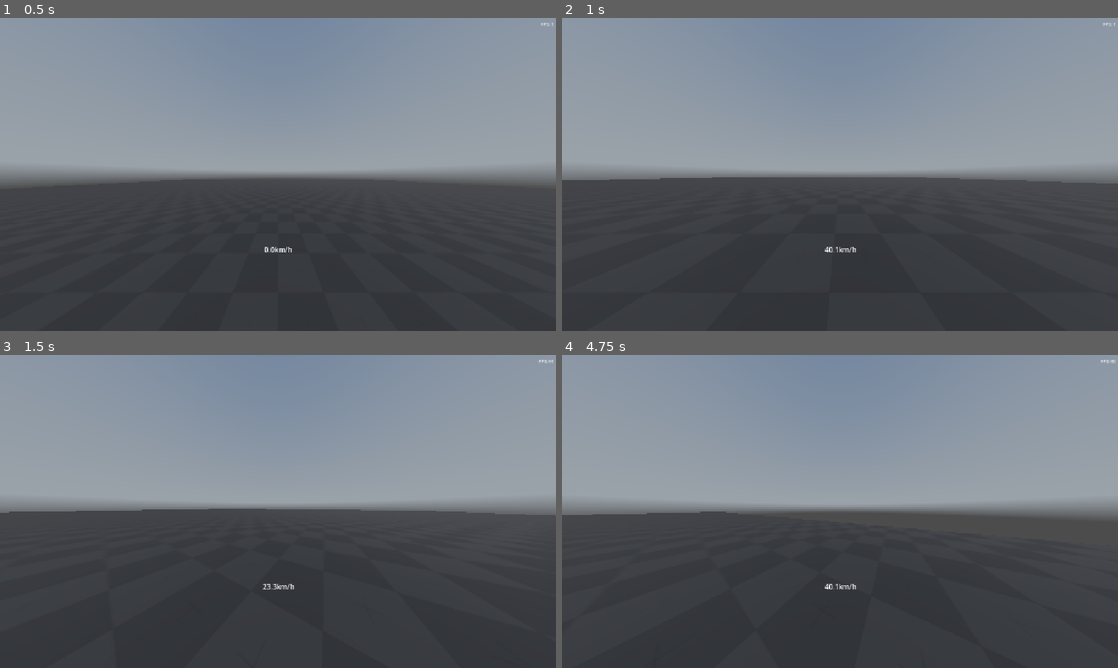
Above: before the commit, frames 1-4 (two rows, left to right).
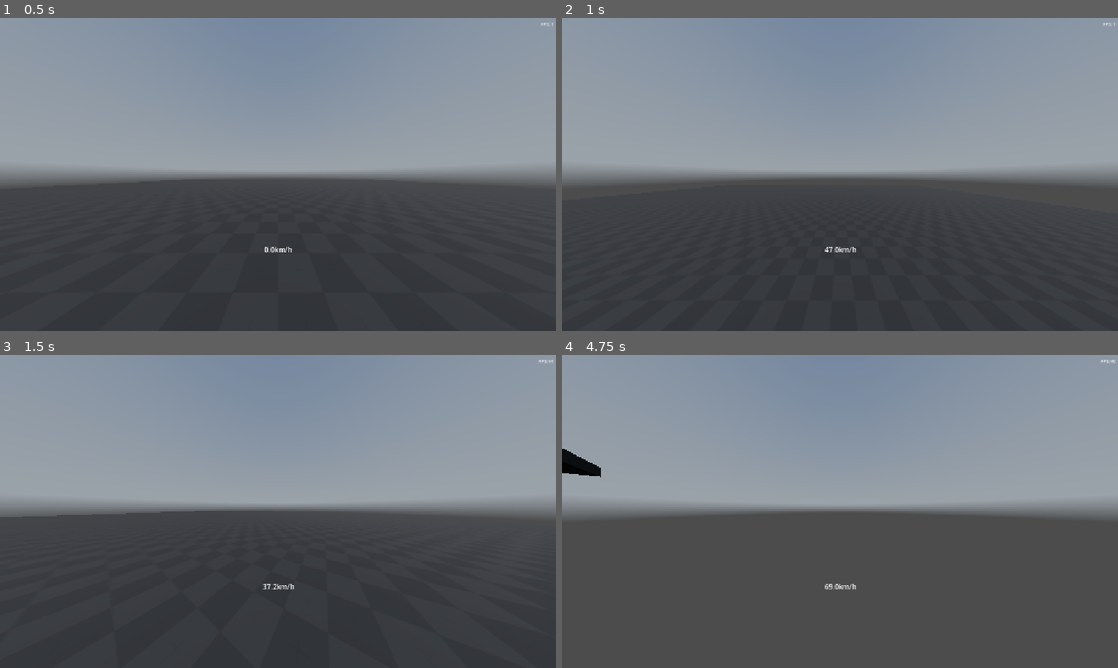
Above: after the commit, the same moments.

Repository: Jeliciousz/movement-game
Game: Godot game, scene res://scenes/world.tscn
Same seed, same stepped clock (60 frames per second), same inputs: the game is played once before the commit and once after it. A sky picture missing from this copy of the repository is replaced by a grey-blue gradient.
Inputs (mouse positions are in pixels of both pictures, inside the frame that each line leads up to):
- Up to frame 1 (0.5 s): no input
- Up to frame 2 (1 s): tap Enter at 0.5 s; move the mouse to (962, 158) at 0.52 s; hold D (right) from 0.53 s (still down); tap Shift (crouch) at 0.6 s; click (962, 158) at 0.67 s; tap Space (jump) at 0.77 s; tap Ctrl (sprint) at 0.8 s
- Up to frame 3 (1.5 s): tap Space (jump) at 1.07 s; move the mouse to (250, 511) at 1.27 s; release D (right) at 1.28 s; hold W (forward) from 1.28 s (still down); tap Ctrl (sprint) at 1.35 s
- Up to frame 4 (4.75 s): keep holding W (forward); tap Space (jump) at 1.52, 1.55, 1.82, 3.02, 3.32, 4.52 s; move the mouse to (851, 505) at 2.02 s; hold Space (jump) 2.03-2.78 s; tap Shift (crouch) at 2.3, 2.85, 4.35 s; move the mouse to (834, 517) at 2.77 s; click (834, 517) at 2.92 s; tap Ctrl (sprint) at 3.05, 3.6 s; move the mouse to (878, 514) at 3.52 s; hold Space (jump) 3.53-4.28 s; move the mouse to (795, 508) at 4.27 s

Frame 1 is identical in both runs. In frame 2, 0.4% of the frame differs, in the area x 0-72%, y 50-75%; in frame 3, 0.5%; in frame 4, 9.1%, in the area x 0-84%, y 30-100%.

Commit message:
Add slide jumping

Diff:
--- a/scripts/player/player.gd
+++ b/scripts/player/player.gd
@@ -16,6 +16,8 @@
 @export var top_speed: float = 4
 ## How quickly the player accelerates (m/s/s).
 @export var acceleration: float = 80
+## What [member top_speed] is multiplied by while moving backwards.
+@export var backwards_speed_multiplier: float = 0.7
 
 @export_group("Air Control")
 
@@ -36,6 +38,8 @@
 @export var jump_duration: float = 1.5
 ## What [member gravity] is multiplied by while jumping.
 @export var jumping_gravity_multiplier: float = 0.85
+## What [member horizontal_jump_power] is multiplied by when jumping backwards.
+@export var backwards_jump_multiplier: float = 0.01
 
 @export_group("Sprinting")
 
@@ -64,18 +68,24 @@
 ## The speed (m/s) applied in the direction the player is moving when sliding.
 @export var slide_power: float = 8
 ## The time (in seconds) a slide lasts.
-@export var slide_duration: float = 1.2
+@export var slide_duration: float = 0.8
 ## What [member friction] is multiplied by while sliding.
-@export var slide_friction_multiplier: float = 0.2
+@export var slide_friction_multiplier: float = 0.1
 ## The speed (m/s) the player must have while sprinting to slide instead of crouch.
 @export var slide_speed_threshold: float = 0.2
+## The speed (m/s) applied upwards when slide jumping.
+@export var slide_jump_power: float = 10
+## The speed (m/s) applied in the slide direction when slide jumping.
+@export var slide_horizontal_jump_power: float = -1
+## What [member acceleration] is multiplied by while sliding.
+@export var slide_acceleration_multiplier: float = 0.2
 
 @export_group("Buffers")
 
 ## The time (in seconds) after leaving the ground the player can still jump during.
 @export var jump_coyote_time: float = 0.15
 ## The time (in seconds) an action will be buffered for.
-@export var action_buffer_duration: float = 0.1
+@export var action_buffer_duration: float = 0.15
 
 
 @onready var head: Node3D = $Head
@@ -110,6 +120,14 @@
 	get:
 		return Vector2(velocity.x, velocity.z).length()
 
+var forwards_dot_product: float:
+	get:
+		return maxf(move_direction.dot(-transform.basis.z), 0)
+
+var backwards_dot_product: float:
+	get:
+		return maxf(move_direction.dot(transform.basis.z), 0)
+
 
 func _unhandled_input(_event: InputEvent) -> void:
 	#	This handles the movement inputs
@@ -187,8 +205,10 @@
 func add_friction(delta: float, top_speed: float = top_speed, friction: float = friction) -> void:
 	# If player is faster than the top speed they can move at, it just applies friction ignoring movement direction
 
+	var backwards_multiplier = lerpf(1, backwards_speed_multiplier, backwards_dot_product)
+
 	if speed > top_speed:
-		velocity = velocity.move_toward(velocity.limit_length(top_speed), friction * delta)
+		velocity = velocity.move_toward(velocity.limit_length(top_speed * backwards_multiplier), friction * delta)
 		return
 
 	# Otherwise, it applies friction only when it doesn't go against the player's movement direction
@@ -227,14 +247,16 @@
 	velocity += move_direction * acceleration * delta
 	var new_horizontal_speed = horizontal_speed
 
+	var backwards_multiplier = lerpf(1, backwards_speed_multiplier, backwards_dot_product)
+
 	if new_horizontal_speed < old_horizontal_speed:
 		return
 
-	if new_horizontal_speed <= top_speed:
-		return
-
-	if old_horizontal_speed <= top_speed:
-		var limited_velocity = Vector2(velocity.x, velocity.z).limit_length(top_speed)
+	if new_horizontal_speed <= top_speed * backwards_multiplier:
+		return
+
+	if old_horizontal_speed <= top_speed * backwards_multiplier:
+		var limited_velocity = Vector2(velocity.x, velocity.z).limit_length(top_speed * backwards_multiplier)
 		velocity.x = limited_velocity.x
 		velocity.z = limited_velocity.y
 
@@ -258,8 +280,9 @@
 
 	velocity.y += jump_power
 
-	var move_product = maxf(move_direction.dot(-transform.basis.z), 0)
-	velocity += move_direction * horizontal_jump_power * move_product
+	var backwards_multiplier = lerpf(1, backwards_jump_multiplier, backwards_dot_product)
+
+	velocity += move_direction * horizontal_jump_power * backwards_multiplier
 
 
 func slide(slide_power: float = slide_power) -> void:
@@ -267,3 +290,12 @@
 	crouch_action_timer = 999
 
 	velocity += move_direction * slide_power
+
+
+func slide_jump() -> void:
+	jump_timer = 0
+	jump_action_timer = 999
+
+	velocity.y = 0
+
+	velocity += Vector3(horizontal_velocity_direction.x * slide_horizontal_jump_power, slide_jump_power, horizontal_velocity_direction.y * slide_horizontal_jump_power)
--- a/scripts/player/player_airborne.gd
+++ b/scripts/player/player_airborne.gd
@@ -11,6 +11,7 @@
 
 func physics_update(delta: float) -> void:
 	player.airborne_timer += delta
+	player.crouch_timer -= delta
 
 	player.add_air_resistence(delta)
 	player.add_gravity(delta)
--- a/scripts/player/player_jumping.gd
+++ b/scripts/player/player_jumping.gd
@@ -7,6 +7,7 @@
 func physics_update(delta: float) -> void:
 	player.airborne_timer += delta
 	player.jump_timer += delta
+	player.crouch_timer -= delta
 
 	player.add_air_resistence(delta)
 	player.add_gravity(delta, player.gravity * player.jumping_gravity_multiplier)
--- a/scripts/player/player_sliding.gd
+++ b/scripts/player/player_sliding.gd
@@ -28,8 +28,13 @@
 
 	player.add_air_resistence(delta)
 	player.add_friction(delta, 0, player.friction * player.slide_friction_multiplier)
-	#player.add_movement(delta, 0, player.acceleration * player.crouch_acceleration_multiplier)
+	player.add_movement(delta, 0, player.acceleration * player.slide_acceleration_multiplier)
 
+
+	if Input.is_action_just_pressed("jump"):
+		player.slide_jump()
+		transition.emit(&"PlayerJumping")
+		return
 
 	if not player.is_on_floor():
 		transition.emit(&"PlayerAirborne")
